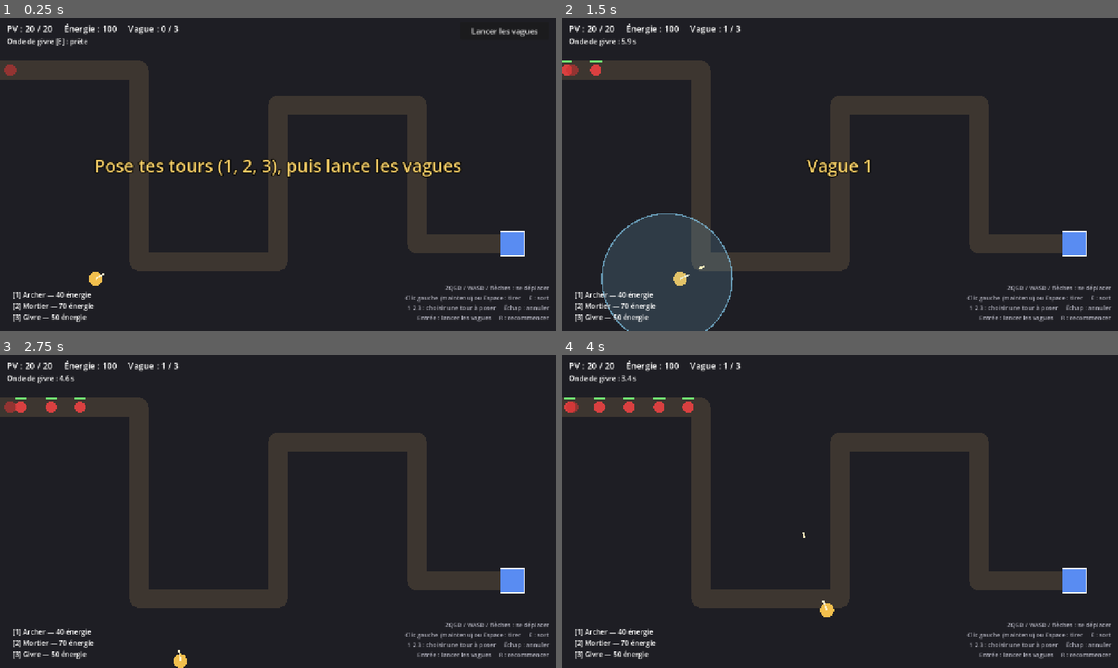
Above: before the commit, frames 1-4 (two rows, left to right).
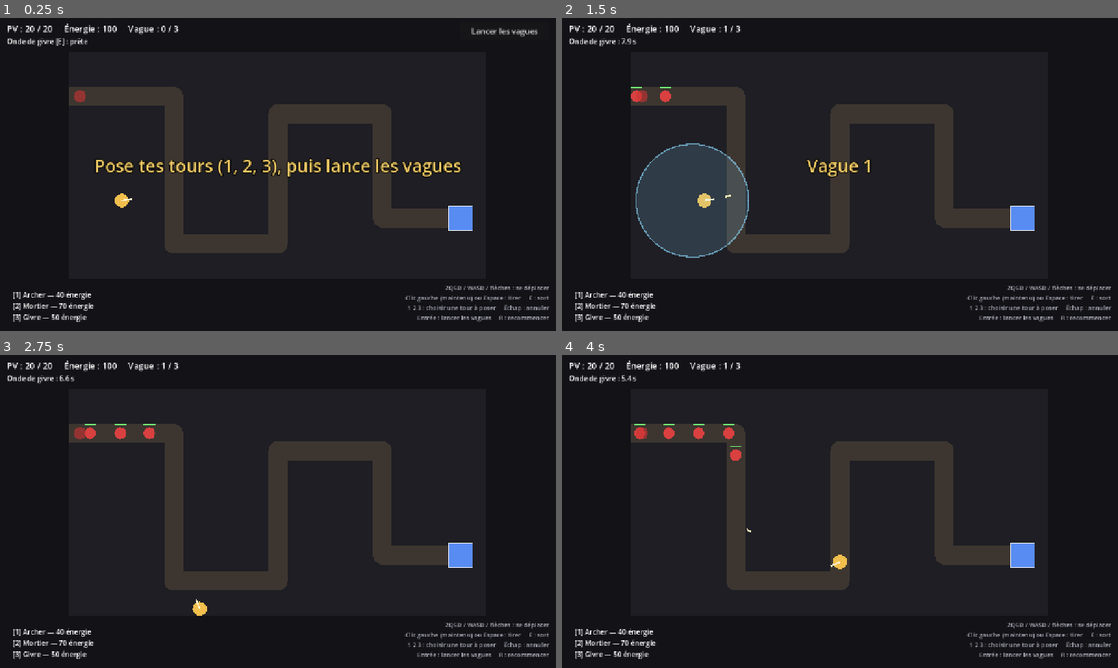
Above: after the commit, the same moments.

Repository: Vespper/Gameproject
Game: Godot game, scene res://scenes/main/main.tscn
Same seed, same stepped clock (60 frames per second), same inputs: the game is played once before the commit and once after it.
Inputs (mouse positions are in pixels of both pictures, inside the frame that each line leads up to):
- Up to frame 1 (0.25 s): no input
- Up to frame 2 (1.5 s): click "Lancer les vagues" at 0.5 s; tap Enter (start_wave) at 1.25 s; move the mouse to (962, 158) at 1.27 s; hold D (move_right) from 1.28 s (still down); tap E (spell) at 1.35 s; click (962, 158) at 1.42 s
- Up to frame 3 (2.75 s): move the mouse to (166, 527) at 2.02 s; release D (move_right) at 2.03 s; hold S (move_down) from 2.03 s (still down); tap Space (attack) at 2.1 s; tap E (spell) at 2.3 s
- Up to frame 4 (4 s): move the mouse to (895, 442) at 2.77 s; release S (move_down) at 2.78 s; hold D (move_right) 2.78-3.53 s; tap E (spell) at 2.85, 3.8 s; move the mouse to (812, 574) at 3.52 s; hold W (move_up) from 3.53 s (still down); tap Enter (start_wave) at 3.6 s; click (812, 574) at 3.67 s

The runs differ from the first frame. In frame 1, 14% of the frame differs, in the area x 0-95%, y 13-86%; in frame 2, 22%, in the area x 0-95%, y 6-100%; in frame 3, 15%; in frame 4, 15%.

Commit message:
Réduit la salle et affaiblit le personnage de départ
- Salle de 960 × 520 au centre de l'écran, chemin environ 25 % plus court.
- Personnage : tir 8 dégâts toutes les 0,3 s, portée 360, sort 20 dégâts toutes les 8 s.

Co-Authored-By: Claude Opus 5.5 <noreply@anthropic.com>

Diff:
--- a/scenes/player/player.gd
+++ b/scenes/player/player.gd
@@ -6,25 +6,25 @@
 signal health_changed(current: int, maximum: int)
 signal died
 
-@export var speed: float = 260.0
+@export var speed: float = 240.0
 @export var max_health: int = 20
 ## Secondes d'invulnérabilité après un contact avec un ennemi.
 @export var contact_invulnerability: float = 1.0
 @export var shot_scene: PackedScene
 
 @export_group("Tir")
-@export var shot_damage: float = 10.0
+@export var shot_damage: float = 8.0
 ## Secondes entre deux tirs.
-@export var shot_cooldown: float = 0.25
+@export var shot_cooldown: float = 0.3
 @export var shot_speed: float = 750.0
-@export var shot_range: float = 420.0
+@export var shot_range: float = 360.0
 
 @export_group("Sort : onde de givre")
-@export var spell_damage: float = 25.0
-@export var spell_radius: float = 150.0
+@export var spell_damage: float = 20.0
+@export var spell_radius: float = 130.0
 @export_range(0.0, 1.0) var spell_slow_factor: float = 0.4
 @export var spell_slow_duration: float = 2.5
-@export var spell_cooldown: float = 6.0
+@export var spell_cooldown: float = 8.0
 
 @export_group("Butin")
 ## Distance à laquelle l'énergie est aspirée vers le personnage.
@@ -37,13 +37,15 @@
 ## Point visé. Suit la souris si mouse_aim est vrai.
 var aim_position: Vector2 = Vector2.ZERO
 var mouse_aim: bool = true
+## Zone où le personnage peut se déplacer (définie par la salle).
+var bounds := Rect2(16.0, 16.0, 1248.0, 688.0)
 var health: int = 0
 var spell_time_left: float = 0.0
 
 var _shot_time_left: float = 0.0
 var _invulnerable_left: float = 0.0
 var _body_radius: float = 16.0
-var _bounds := Rect2(16.0, 16.0, 1248.0, 688.0)
+
 
 
 func _ready() -> void:
@@ -57,7 +59,7 @@
 	var direction := Input.get_vector("move_left", "move_right", "move_up", "move_down")
 	velocity = direction * speed
 	move_and_slide()
-	position = position.clamp(_bounds.position, _bounds.end)
+	position = position.clamp(bounds.position, bounds.end)
 	if mouse_aim:
 		aim_position = get_global_mouse_position()
 
--- a/scenes/rooms/room_prototype.gd
+++ b/scenes/rooms/room_prototype.gd
@@ -14,8 +14,8 @@
 @export var min_distance_to_path: float = 44.0
 ## Distance minimale entre deux tours.
 @export var min_distance_between_towers: float = 40.0
-## Zone où l'on peut construire (évite les bords et le bandeau du haut).
-@export var build_area := Rect2(24.0, 80.0, 1232.0, 616.0)
+## Contour de la salle : sol, zone de déplacement du personnage et zone constructible.
+@export var room_rect := Rect2(160.0, 80.0, 960.0, 520.0)
 
 var energy: int = 0
 ## Type de tour en cours de pose, ou -1 si le personnage est en mode tir.
@@ -42,6 +42,9 @@
 	_path_line.points = curve.get_baked_points()
 	_base.global_position = _enemy_path.to_global(curve.get_point_position(curve.point_count - 1))
 	_player.effects_parent = _effects
+	_player.bounds = room_rect.grow(-16.0)
+	$Floor.position = room_rect.position
+	$Floor.size = room_rect.size
 
 	_spawner.enemy_spawned.connect(_on_enemy_spawned)
 	_spawner.wave_started.connect(_on_wave_started)
@@ -98,7 +101,7 @@
 
 ## Vrai si l'endroit est hors du chemin, dans la zone constructible et libre.
 func can_build_at(at: Vector2) -> bool:
-	if not build_area.has_point(at):
+	if not room_rect.grow(-20.0).has_point(at):
 		return false
 	var local: Vector2 = _enemy_path.to_local(at)
 	if local.distance_to(_enemy_path.curve.get_closest_point(local)) < min_distance_to_path:
--- a/scenes/rooms/room_prototype.tscn
+++ b/scenes/rooms/room_prototype.tscn
@@ -19,7 +19,7 @@
 
 [sub_resource type="Curve2D" id="Curve2D_path"]
 _data = {
-"points": PackedVector2Array(0, 0, 0, 0, 0, 120, 0, 0, 0, 0, 320, 120, 0, 0, 0, 0, 320, 560, 0, 0, 0, 0, 640, 560, 0, 0, 0, 0, 640, 200, 0, 0, 0, 0, 960, 200, 0, 0, 0, 0, 960, 520, 0, 0, 0, 0, 1180, 520)
+"points": PackedVector2Array(0, 0, 0, 0, 160, 180, 0, 0, 0, 0, 400, 180, 0, 0, 0, 0, 400, 520, 0, 0, 0, 0, 640, 520, 0, 0, 0, 0, 640, 220, 0, 0, 0, 0, 880, 220, 0, 0, 0, 0, 880, 460, 0, 0, 0, 0, 1060, 460)
 }
 point_count = 8
 
@@ -30,8 +30,10 @@
 pickup_scene = ExtResource("7_pickup")
 
 [node name="Floor" type="ColorRect" parent="."]
-offset_right = 1280.0
-offset_bottom = 720.0
+offset_left = 160.0
+offset_top = 80.0
+offset_right = 1120.0
+offset_bottom = 600.0
 mouse_filter = 2
 color = Color(0.12, 0.12, 0.14, 1)
 
@@ -46,7 +48,7 @@
 [node name="Overlay" type="Node2D" parent="."]
 
 [node name="Base" parent="." instance=ExtResource("8_base")]
-position = Vector2(1180, 520)
+position = Vector2(1060, 460)
 
 [node name="WaveSpawner" type="Node" parent="." node_paths=PackedStringArray("enemy_path")]
 script = ExtResource("9_spawner")
@@ -59,7 +61,7 @@
 [node name="Pickups" type="Node2D" parent="."]
 
 [node name="Player" parent="." instance=ExtResource("15_player")]
-position = Vector2(220, 600)
+position = Vector2(280, 420)
 
 [node name="Projectiles" type="Node2D" parent="."]
 
--- a/scenes/ui/hud.tscn
+++ b/scenes/ui/hud.tscn
@@ -32,7 +32,7 @@
 
 [node name="TowersLabel" type="Label" parent="."]
 offset_left = 16.0
-offset_top = 580.0
+offset_top = 606.0
 offset_right = 520.0
 offset_bottom = 700.0
 theme_override_font_sizes/font_size = 16
@@ -40,7 +40,7 @@
 
 [node name="HelpLabel" type="Label" parent="."]
 offset_left = 820.0
-offset_top = 600.0
+offset_top = 606.0
 offset_right = 1264.0
 offset_bottom = 700.0
 theme_override_colors/font_color = Color(0.7, 0.7, 0.75, 1)
--- a/tests/test_room_prototype.gd
+++ b/tests/test_room_prototype.gd
@@ -7,12 +7,12 @@
 const MAX_SECONDS := 600.0
 ## Ordre de construction du « joueur automatique » : [position, type de tour].
 const BUILD_ORDER := [
-	[Vector2(420, 240), 0], [Vector2(420, 420), 0], [Vector2(530, 320), 1], [Vector2(750, 300), 2],
-	[Vector2(530, 460), 0], [Vector2(750, 440), 0], [Vector2(1080, 420), 1], [Vector2(200, 460), 2],
-	[Vector2(180, 220), 0], [Vector2(850, 110), 0], [Vector2(1180, 400), 1], [Vector2(860, 620), 0],
+	[Vector2(520, 300), 0], [Vector2(520, 420), 0], [Vector2(760, 340), 1], [Vector2(280, 300), 2],
+	[Vector2(760, 440), 0], [Vector2(980, 360), 0], [Vector2(300, 440), 1], [Vector2(760, 140), 2],
+	[Vector2(520, 140), 0], [Vector2(1000, 560), 0], [Vector2(280, 560), 1], [Vector2(980, 140), 0],
 ]
 ## Point de repli du personnage quand il n'a rien à ramasser.
-const SAFE_SPOT := Vector2(480, 380)
+const SAFE_SPOT := Vector2(520, 360)
 
 var _room: Node2D
 var _player: Player
Not shown, changed: docs/decisions.md
Not shown, changed: docs/roadmap.md
